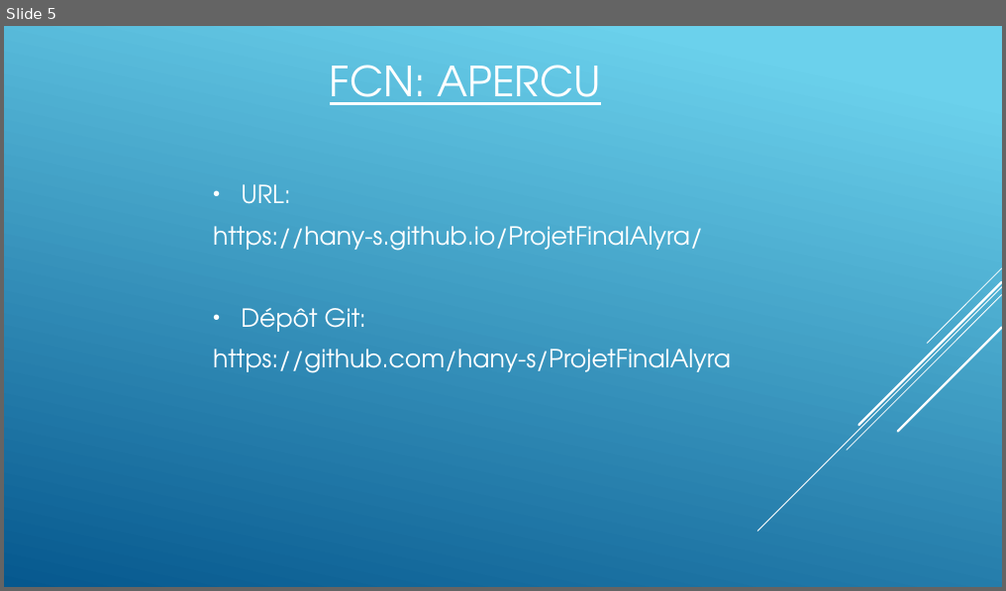
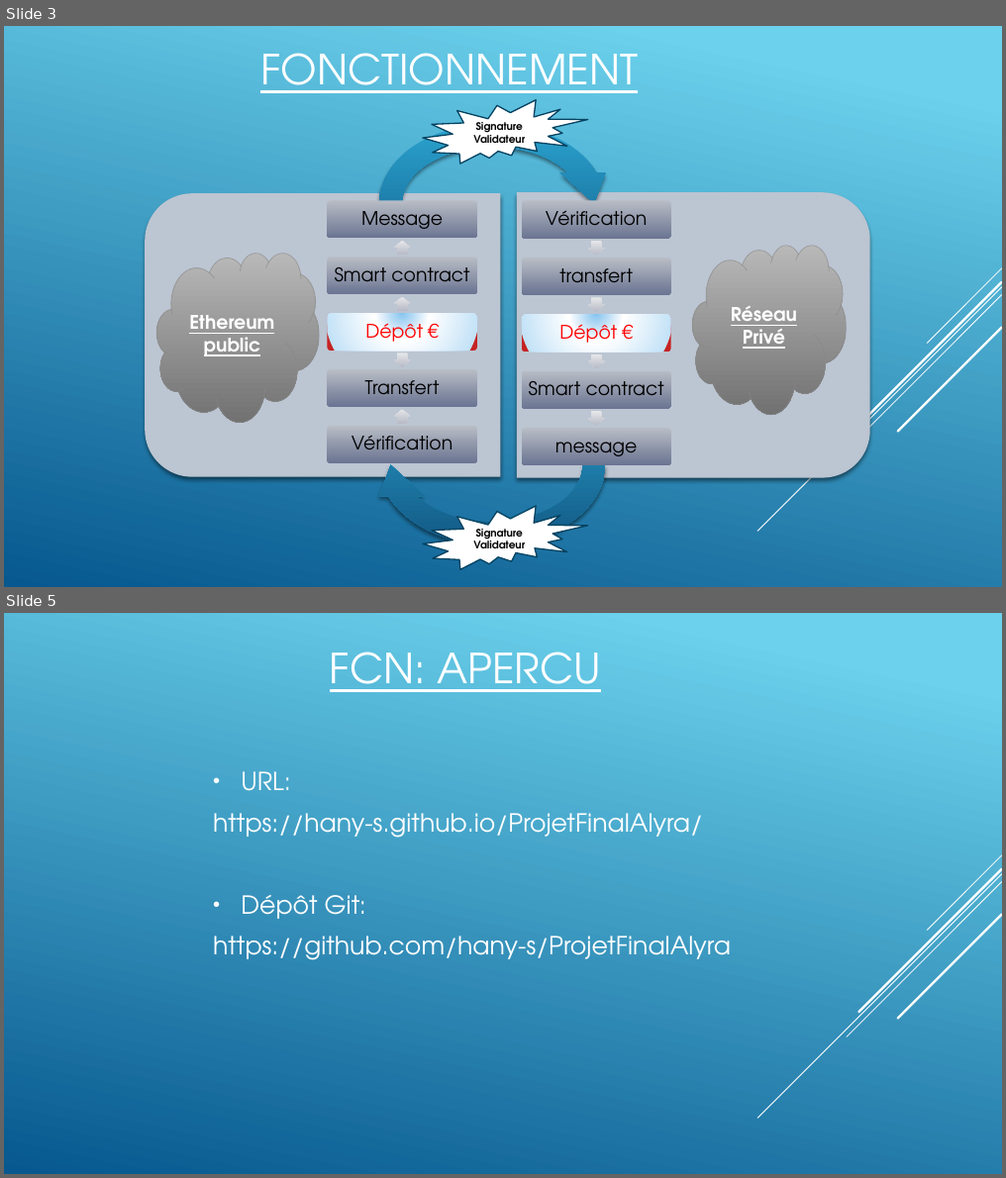
Before and after one commit to Louvivien/ProjetFinalAlyra, a slide deck: présentation/PROJET DE FIN D’ETUDE ALYRA - Hany Salah.pptx. Shown one above the other, each under a label of ours: slide 5 before the commit, slides 3 and 5 after it; the slides between them are not shown. The pictures are 1006x591 and 1006x1178 pixels, drawn with LibreOffice and Linux fonts; fonts in the diff are those of the drawing. Boxes give left, top, right and bottom in pixels: in the first picture for what was removed or moved away, otherwise in the second. Text is boxed around its words. In the diff, an @@ line names an element or a change of style, - is before the commit and + after.

```diff
--- a/présentation/PROJET DE FIN D’ETUDE ALYRA - Hany Salah.pptx
+++ b/présentation/PROJET DE FIN D’ETUDE ALYRA - Hany Salah.pptx
@@ slide 3 added at (4,26,1002,587), background gradient #6ED2EB to #06588E; not listed: 5 template elements that a slide beside it also shows @@
@@ title added at (260,53,638,104), 40 pt, text #FFFFFF, underline @@
+FONCTIONNEMENT
@@ irregular seal added at (423,100,588,164), fill #FFFFFF, outline #054361 1.25 pt, 10 pt, text #000000, bold @@
+Signature Validateur
@@ cloud added at (156,253,319,422), fill gradient #B8B8B8 to #737373, outline #898989 0.75 pt, 18 pt, text #FFFFFF, bold, underline @@
+Ethereum public
@@ cloud added at (693,245,846,414), fill gradient #B8B8B8 to #737373, outline #898989 0.75 pt, 18 pt, text #FFFFFF, bold, underline @@
+Réseau Privé
@@ group added at (145,113,870,556): 2 round same rects, 2 circular arrows @@
@@ group added at (328,200,478,464): 5 rounded rectangles, 5 texts, 4 right arrows @@
+Message
+Smart contract
+Dépôt €
+Transfert
+Vérification
@@ group added at (522,200,671,467): 5 rounded rectangles, 5 texts, 4 right arrows @@
+Vérification
+transfert
+Dépôt €
+Smart contract
+message
@@ irregular seal added at (423,506,588,570), fill #FFFFFF, outline #054361 1.25 pt, 10 pt, text #000000, bold @@
+Signature Validateur
```
Also in this commit, not shown: 1 slide changed, 2 other slides added, 3 slides removed, 12 other files.
